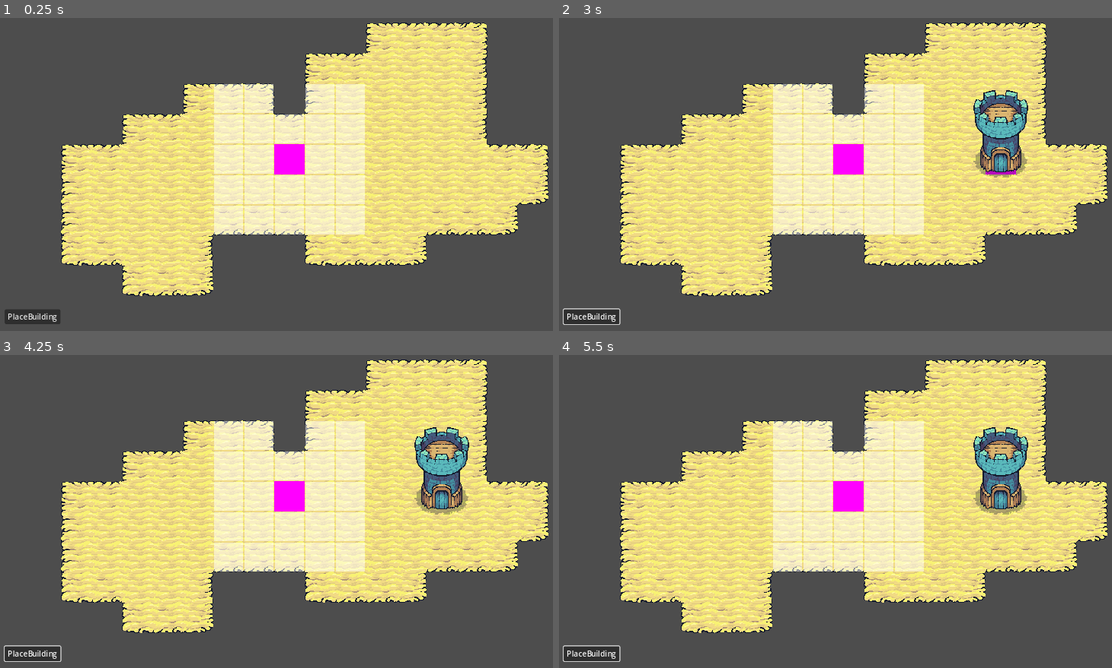
Above: before the commit, frames 1-4 (two rows, left to right).
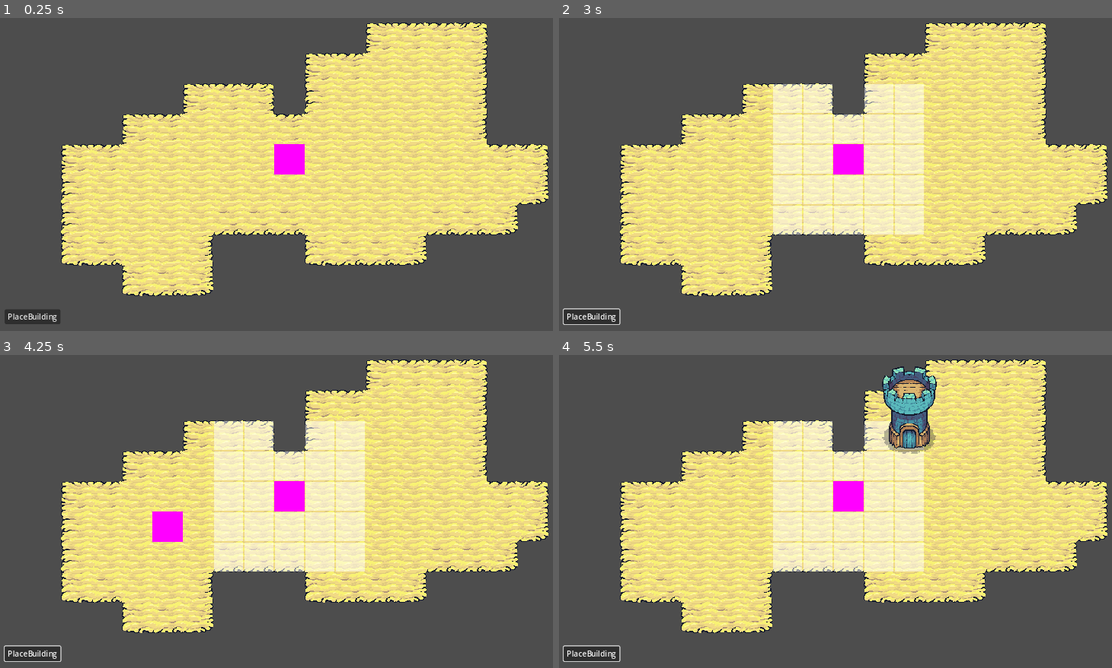
Above: after the commit, the same moments.

Repository: galaxy8691/learn_godot
Game: Godot game, scene res://scenes/main.tscn
The game is run twice, just before and just after one commit, with the same random seed, the same clock (stepped at 60 frames per second) and the same inputs.
Inputs (mouse positions are in pixels of both pictures, inside the frame that each line leads up to):
- Up to frame 1 (0.25 s): no input
- Up to frame 2 (3 s): click "PlaceBuilding" at 0.5 s; click "PlaceBuilding" at 1.25 s; click "PlaceBuilding" at 2 s; tap Enter at 2.75 s; move the mouse to (995, 146) at 2.77 s; press the mouse at (995, 146) at 2.78 s
- Up to frame 3 (4.25 s): tap Space at 3.5 s; move the mouse to (182, 517) at 3.52 s; release the mouse at (182, 517) at 3.53 s; click (182, 517) at 3.6 s
- Up to frame 4 (5.5 s): tap Enter at 4.25 s; move the mouse to (923, 423) at 4.27 s; press the mouse at (923, 423) at 4.28 s; tap Space at 5 s; move the mouse to (835, 567) at 5.02 s; release the mouse at (835, 567) at 5.03 s; click (835, 567) at 5.1 s

The runs differ from the first frame. In frame 1, 11% of the frame differs, in the area x 38-66%, y 21-70%; in frame 2, 2.1%; in frame 3, 2.7%; in frame 4, 4.3%.

Commit message:
update place building

Diff:
--- a/project.godot
+++ b/project.godot
@@ -14,6 +14,10 @@
 run/main_scene="res://scenes/main.tscn"
 config/features=PackedStringArray("4.3", "GL Compatibility")
 config/icon="res://icon.svg"
+
+[autoload]
+
+ALGameEvent="*res://scenes/autoload/game_event.tscn"
 
 [display]
 
--- /dev/null
+++ b/scenes/autoload/game_event.gd
@@ -0,0 +1,15 @@
+class_name GameEvent extends Node
+
+signal building_placed(building_compoent : BuildingComponent)
+
+static var instance : GameEvent
+# Called when the node enters the scene tree for the first time.
+func _ready() -> void:
+	pass # Replace with function body.
+
+func _notification(what: int) -> void:
+	if what == NOTIFICATION_SCENE_INSTANTIATED:
+		instance = self
+
+static func emit_building_placed(building_component : BuildingComponent) -> void:
+	instance.building_placed.emit(building_component)
--- /dev/null
+++ b/scenes/autoload/game_event.tscn
@@ -0,0 +1,6 @@
+[gd_scene load_steps=2 format=3 uid="uid://x8u4u8u6n8nn"]
+
+[ext_resource type="Script" path="res://scenes/autoload/game_event.gd" id="1_0sp0i"]
+
+[node name="GameEvent" type="Node"]
+script = ExtResource("1_0sp0i")
--- a/scenes/building/building.tscn
+++ b/scenes/building/building.tscn
@@ -1,6 +1,7 @@
-[gd_scene load_steps=2 format=3 uid="uid://ope0u6bp77se"]
+[gd_scene load_steps=3 format=3 uid="uid://ope0u6bp77se"]
 
 [ext_resource type="Texture2D" uid="uid://b3umnb4e176gd" path="res://assets/buildings/tower_blue.png" id="1_8pfch"]
+[ext_resource type="PackedScene" uid="uid://ix48ftnmiref" path="res://scenes/component/building_component.tscn" id="2_dus4h"]
 
 [node name="Building" type="Node2D"]
 
@@ -8,3 +9,5 @@
 texture = ExtResource("1_8pfch")
 centered = false
 offset = Vector2(-32, -165)
+
+[node name="BuildingComponent" parent="." instance=ExtResource("2_dus4h")]
--- a/scenes/component/building_component.gd
+++ b/scenes/component/building_component.gd
@@ -5,6 +5,7 @@
 # Called when the node enters the scene tree for the first time.
 func _ready() -> void:
 	add_to_group("building_component")
+	GameEvent.emit_building_placed(self)
 
 func get_grid_cell_position() -> Vector2i:
 	return global_position / 64
--- a/scenes/main.gd
+++ b/scenes/main.gd
@@ -17,9 +17,12 @@
 
 func on_press():
 	cursor.visible = !cursor.visible
+	grid_manager.clear_highlight_tile_maplayer()
+	grid_manager.highlight_buildable_area()
 
 func _unhandled_input(event: InputEvent) -> void:
-	if cursor.visible && event.is_action_pressed("left_click") && hover_grid_position != Vector2i.MAX && grid_manager.check_cell_is_valid_to_build(hover_grid_position):
+	if cursor.visible && event.is_action_pressed("left_click") && hover_grid_position != Vector2i.MAX \
+	&& grid_manager.check_cell_is_in_buiding_area(hover_grid_position):
 		placce_building()
 		cursor.visible = false
 
@@ -28,9 +31,9 @@
 func placce_building():
 
 	var building_instance = building.instantiate()
+	building_instance.global_position = hover_grid_position * 64
 	add_child(building_instance)
-	grid_manager.add_occpied_cell(hover_grid_position)
-	building_instance.global_position = hover_grid_position * 64
+
 	grid_manager.clear_highlight_tile_maplayer()
 
 func get_mouse_grid_cell_position() -> Vector2:
@@ -43,4 +46,4 @@
 func _process(delta: float) -> void:
 	hover_grid_position = get_mouse_grid_cell_position()
 	cursor.global_position = hover_grid_position * 64
-	grid_manager.highlight_buildable_area()
+	#grid_manager.highlight_buildable_area()
--- a/scenes/manager/grid_manager.gd
+++ b/scenes/manager/grid_manager.gd
@@ -4,9 +4,10 @@
 
 @export var highlight_tile_maplayer : TileMapLayer
 @export var base_tile_maplayer : TileMapLayer
-var occupied_cells = {}
+
+var valid_buildable_cells = []
 func _ready() -> void:
-	pass # Replace with function body.
+	GameEvent.instance.building_placed.connect(_on_building_placed)
 
 func highlight_buildable_area():
 	clear_highlight_tile_maplayer()
@@ -17,20 +18,35 @@
 func _update_highlight_tile_maplayer(grid_vector : Vector2i, radius : int) -> void:
 	for x in range(grid_vector.x - radius, grid_vector.x + radius + 1):
 		for y in range(grid_vector.y-radius, grid_vector.y + radius + 1):
-			if !check_cell_is_valid_to_build(Vector2i(x,y)):
+			if !_check_cell_is_not_occupied(Vector2i(x,y)):
 				continue
 			highlight_tile_maplayer.set_cell(Vector2i(x,y), 0,Vector2i(0,0))
+
+func update_valid_buildable_cells(buildable_compoent: BuildingComponent):
+	#valid_buildable_cells.clear()
+	print(valid_buildable_cells)
+	var root_cell = buildable_compoent.get_grid_cell_position()
+	for x in range(root_cell.x - buildable_compoent.buildable_radius, root_cell.x + buildable_compoent.buildable_radius + 1):
+		for y in range(root_cell.y - buildable_compoent.buildable_radius, root_cell.y + buildable_compoent.buildable_radius + 1):
+			if _check_cell_is_not_occupied(Vector2i(x,y)) && !check_cell_is_in_buiding_area(Vector2i(x,y)):
+				valid_buildable_cells.append(Vector2i(x,y))
+				#highlight_tile_maplayer.set_cell(Vector2i(x,y), 0,Vector2i(0,0))
 
 func clear_highlight_tile_maplayer():
 	highlight_tile_maplayer.clear()
 
-func add_occpied_cell(cell : Vector2i):
-	occupied_cells[cell] = true
-
-func check_cell_is_valid_to_build(cell : Vector2i):
+func _check_cell_is_not_occupied(cell : Vector2i):
 	var custome_data = base_tile_maplayer.get_cell_tile_data(cell)
 	if custome_data == null:
 		return false
-	if !custome_data.get_custom_data("buildable"):
-		return false
-	return !occupied_cells.has(cell)
+	return custome_data.get_custom_data("buildable")
+
+func _add_building_to_building_area(building_component: BuildingComponent):
+	valid_buildable_cells.remove_at(valid_buildable_cells.find(building_component.get_grid_cell_position()))
+
+func check_cell_is_in_buiding_area(cell : Vector2i):
+	return cell in valid_buildable_cells
+
+func _on_building_placed(building_component : BuildingComponent):
+	update_valid_buildable_cells(building_component)
+	_add_building_to_building_area(building_component)
